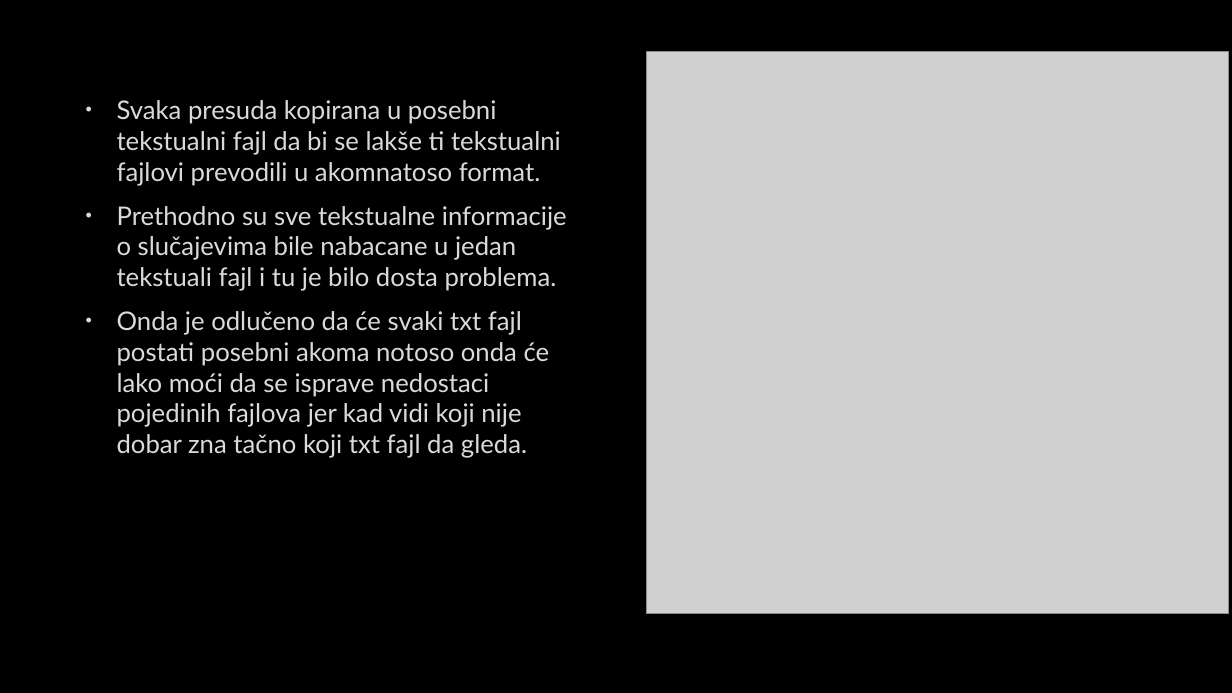
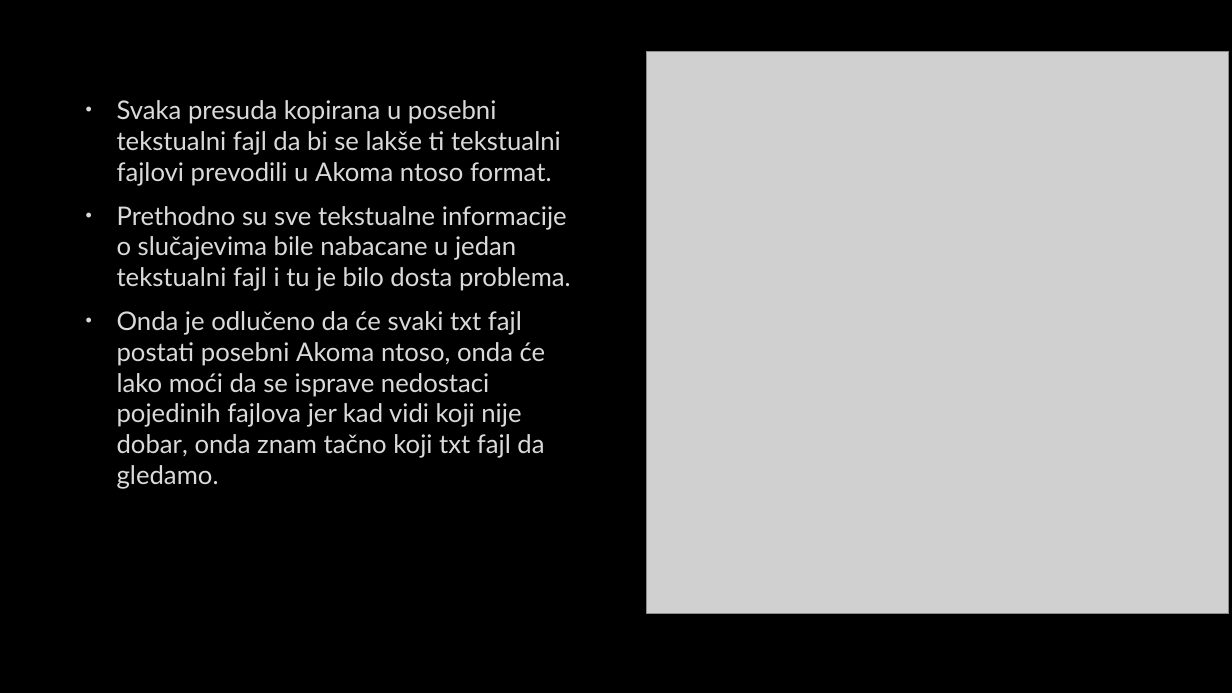
Before and after one commit to urospetraskovic/PravnaInformatikaTeam8, a slide deck: slide 6 of Project/Prezentacija.pptx. Drawn at 1232x693 pixels with LibreOffice and Linux fonts; fonts in the diff are those of the drawing; grey boxes stand for pictures; background and template pictures are left out. Boxes give left, top, right and bottom in pixels: in the first picture for what was removed or moved away, otherwise in the second. Text is boxed around its words. In the diff, an @@ line names an element or a change of style, - is before the commit and + after.

```diff
--- a/Project/Prezentacija.pptx
+++ b/Project/Prezentacija.pptx
@@ text at (117, 100, 571, 489): text changed @@
-• Svaka presuda kopirana u posebni tekstualni fajl da bi se lakše ti tekstualni fajlovi prevodili u akomnatoso format.
-• Prethodno su sve tekstualne informacije o slučajevima bile nabacane u jedan tekstuali fajl i tu je bilo dosta problema.
-• Onda je odlučeno da će svaki txt fajl postati posebni akoma notoso onda će lako moći da se isprave nedostaci pojedinih fajlova jer kad vidi koji nije dobar zna tačno koji txt fajl da gleda.
+• Svaka presuda kopirana u posebni tekstualni fajl da bi se lakše ti tekstualni fajlovi prevodili u Akoma ntoso format.
+• Prethodno su sve tekstualne informacije o slučajevima bile nabacane u jedan tekstualni fajl i tu je bilo dosta problema.
+• Onda je odlučeno da će svaki txt fajl postati posebni Akoma ntoso, onda će lako moći da se isprave nedostaci pojedinih fajlova jer kad vidi koji nije dobar, onda znam tačno koji txt fajl da gledamo.
```
Also in this commit, not shown: 44 other slides changed.
